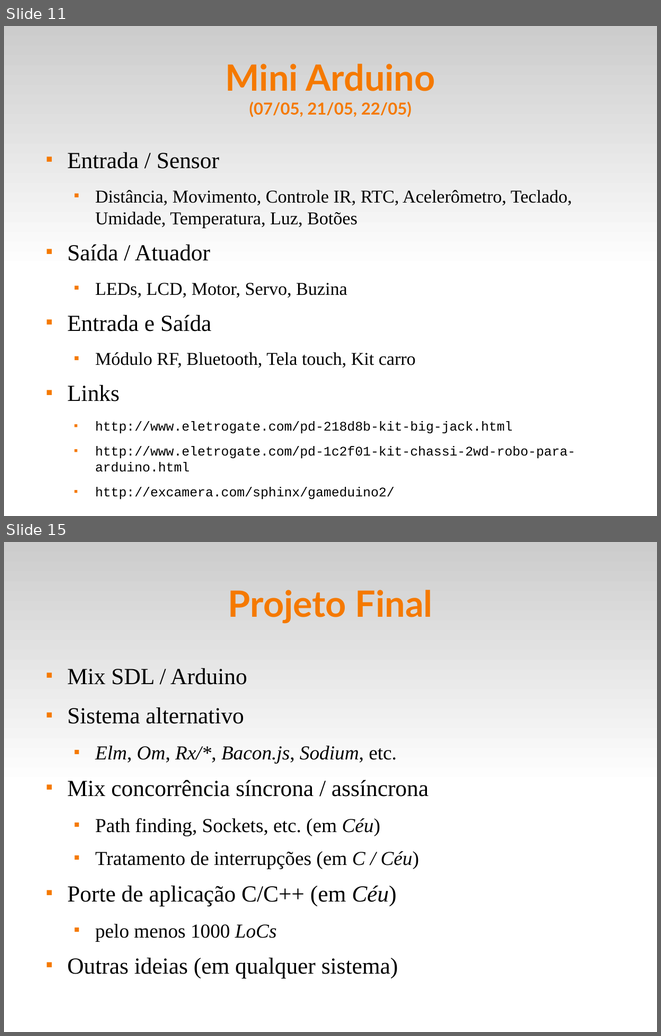
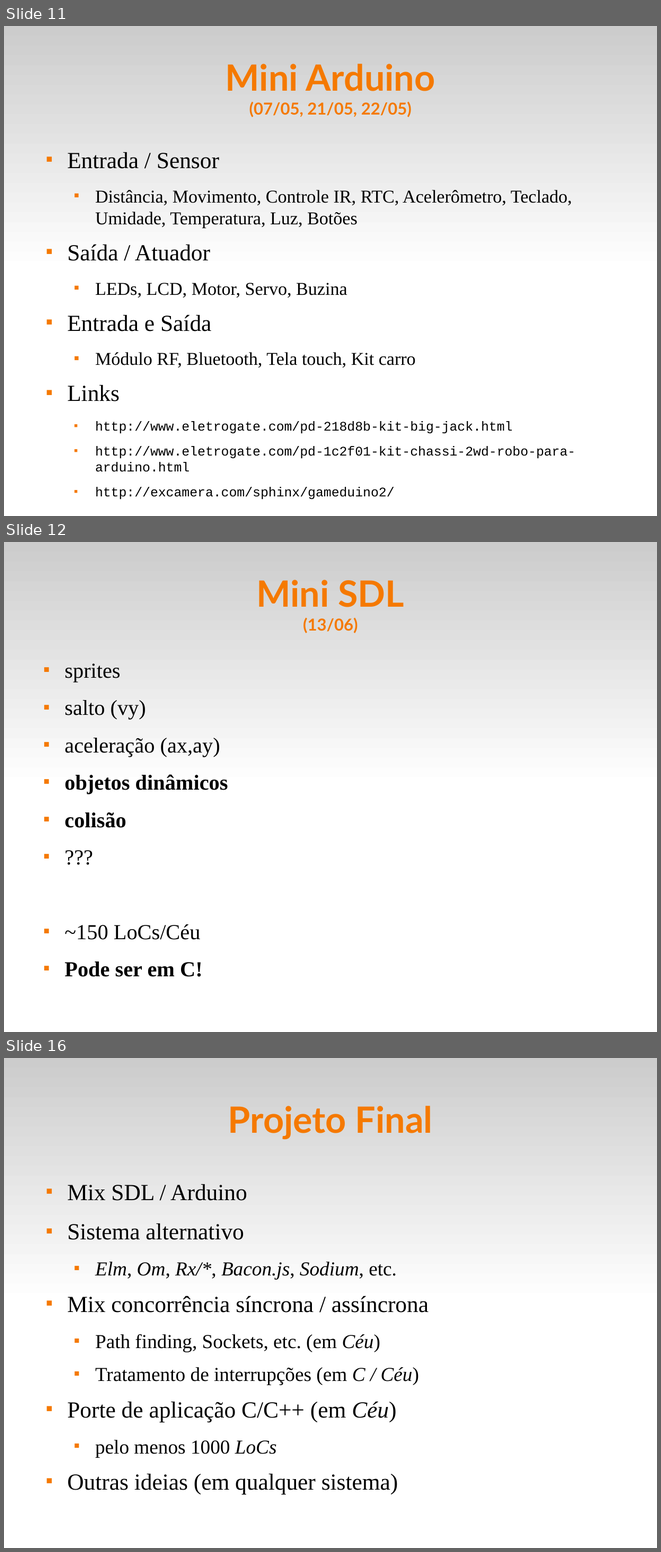
Before and after one commit to fsantanna-uerj/reativos, a slide deck: slides/00_intro.odp. Shown one above the other, each under a label of ours: slides 11 and 15 before the commit, slides 11, 12 and 16 after it; the slides between them are not shown. The pictures are 661x1036 and 661x1552 pixels, drawn with LibreOffice and Linux fonts; fonts in the diff are those of the drawing. Boxes give left, top, right and bottom in pixels: in the first picture for what was removed or moved away, otherwise in the second. Text is boxed around its words. In the diff, an @@ line names an element or a change of style, - is before the commit and + after.

```diff
--- a/slides/00_intro.odp
+++ b/slides/00_intro.odp
@@ slide 12 added at (4,542,657,1032), background #FFFFFF; not listed: 1 template element that a slide beside it also shows @@
@@ title added at (256,580,404,633), 44 pt, text #F57900, bold @@
+Mini SDL
+(13/06)
@@ text added at (64,663,228,977), 26 pt, text #000000 @@
+■ sprites
+■ salto (vy)
+■ aceleração (ax,ay)
+■ objetos dinâmicos
+■ colisão
+■ ???
+■ ~150 LoCs/Céu
+■ Pode ser em C!
@@ what was slide 15 is now slide 16 @@
```
Also in this commit, not shown: 1 slide changed, 12 other files.
